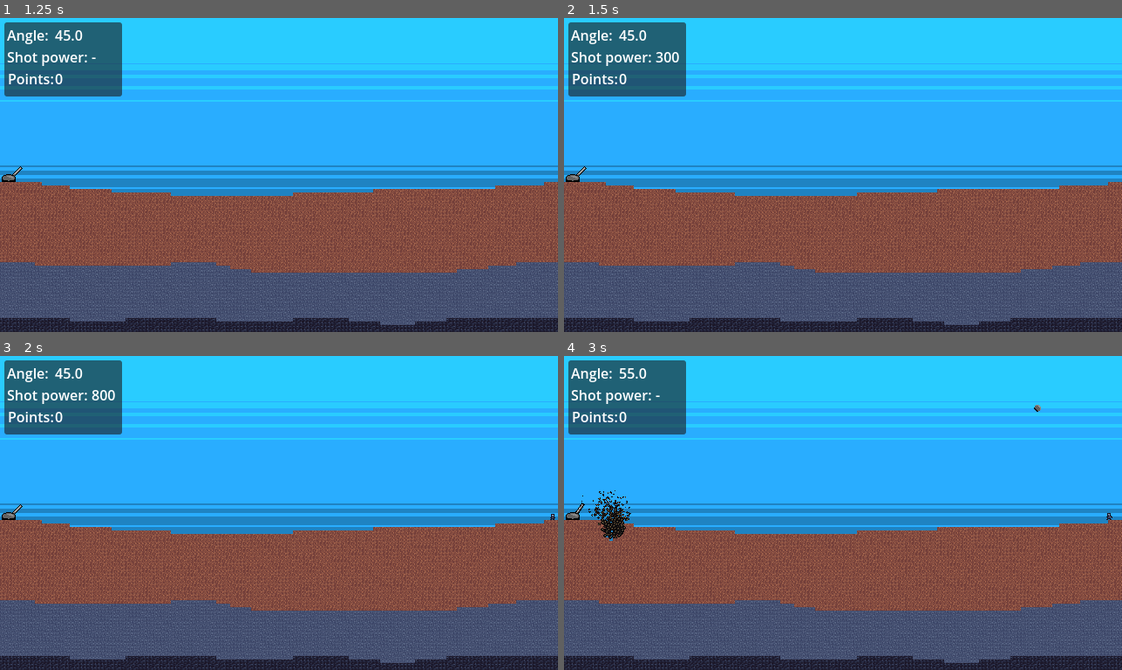
Above: before the commit, frames 1-4 (two rows, left to right).
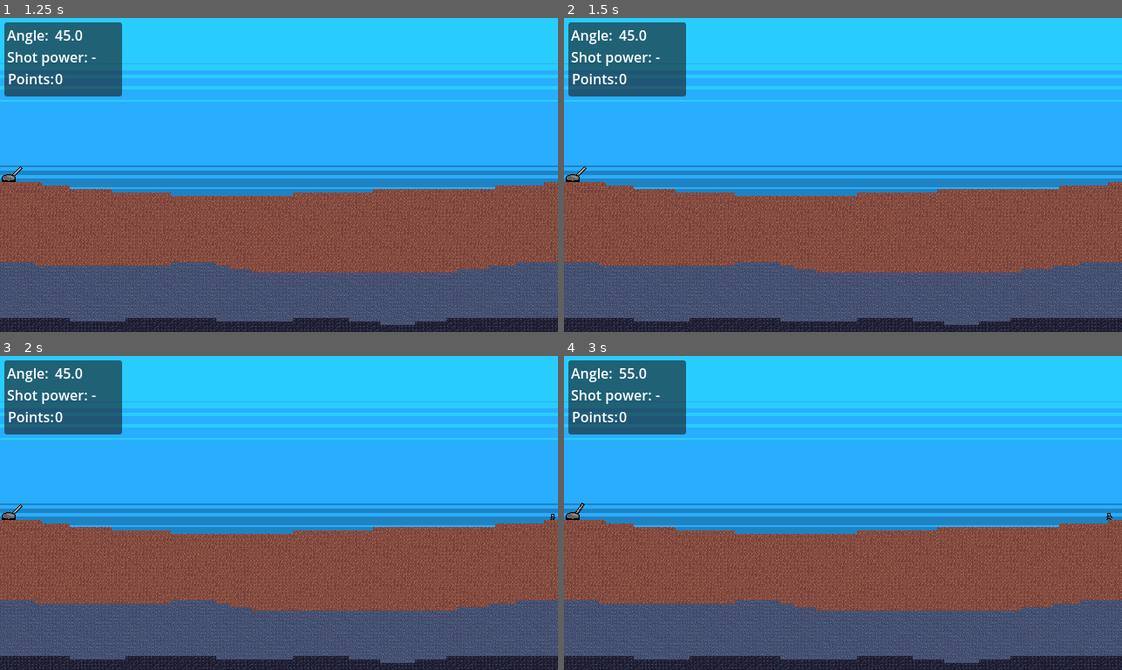
Above: after the commit, the same moments.

Repository: hunttis/ld-60
Game: Godot game, scene res://assets/scenes/master.tscn
The game is run twice, just before and just after one commit, with the same random seed, the same clock (stepped at 60 frames per second) and the same inputs.
Inputs (mouse positions are in pixels of both pictures, inside the frame that each line leads up to):
- Up to frame 1 (1.25 s): click "Start" at 0.5 s
- Up to frame 2 (1.5 s): tap Enter at 1.25 s; move the mouse to (965, 159) at 1.27 s; hold Space (shoot) from 1.28 s (still down)
- Up to frame 3 (2 s): keep holding Space (shoot)
- Up to frame 4 (3 s): move the mouse to (731, 528) at 2.02 s; release Space (shoot) at 2.03 s; tap Right (lower_cannon_angle) at 2.1 s; tap Space (shoot) at 2.3 s; move the mouse to (898, 443) at 2.77 s; hold Left (raise_cannon_angle) from 2.78 s (still down)

Frame 1 is identical in both runs. In frame 2, less than 0.1% of the frame differs, in the area x 16-21%, y 10-15%; in frame 3, less than 0.1%; in frame 4, 0.5%, in the area x 3-86%, y 15-59%.

Commit message:
Add reloading delay

Diff:
--- a/assets/scenes/player/cannon.gd
+++ b/assets/scenes/player/cannon.gd
@@ -6,7 +6,8 @@
 const MIN_ANGLE = 5
 const MAX_ANGLE = 80
 const MIN_POWER = .1
-const MAX_POWER = 1.0
+const MAX_POWER = .999
+const RELOAD_DELAY = 2.0
 
 signal angle_changed(angle: float)
 signal power_changed(power: float)
@@ -14,6 +15,7 @@
 
 var angle: float = 45
 var shot_power: float = 0
+var shot_delay: float = RELOAD_DELAY
 var paused: bool = false
 
 func _init() -> void:
@@ -33,18 +35,22 @@
 func _process(delta: float) -> void:
   if paused:
     return
+
+  if shot_delay > 0:
+    shot_delay = max(shot_delay - delta, 0)
+
   if Input.is_action_pressed("lower_cannon_angle") && angle > MIN_ANGLE:
     change_cannon_angle(Direction.DOWN, delta)
   if Input.is_action_pressed("raise_cannon_angle") && angle < MAX_ANGLE:
     change_cannon_angle(Direction.UP, delta)
   if Input.is_action_just_pressed("shoot"):
     shot_power = MIN_POWER
-  if Input.is_action_pressed("shoot") && shot_power < MAX_POWER:
-    shot_power += delta
-    shot_power = min(shot_power, MAX_POWER)
+  if Input.is_action_pressed("shoot") && shot_delay == 0 && shot_power < MAX_POWER:
+    shot_power = min(shot_power + delta, MAX_POWER)
     power_changed.emit(shot_power)
-  if Input.is_action_just_released("shoot"):
+  if Input.is_action_just_released("shoot") && shot_delay == 0:
     shoot.emit(angle, shot_power)
+    shot_delay = RELOAD_DELAY
 
 func change_cannon_angle(dir: Direction, delta: float):
   angle += dir * delta * ANGLE_MOD_SPEED
